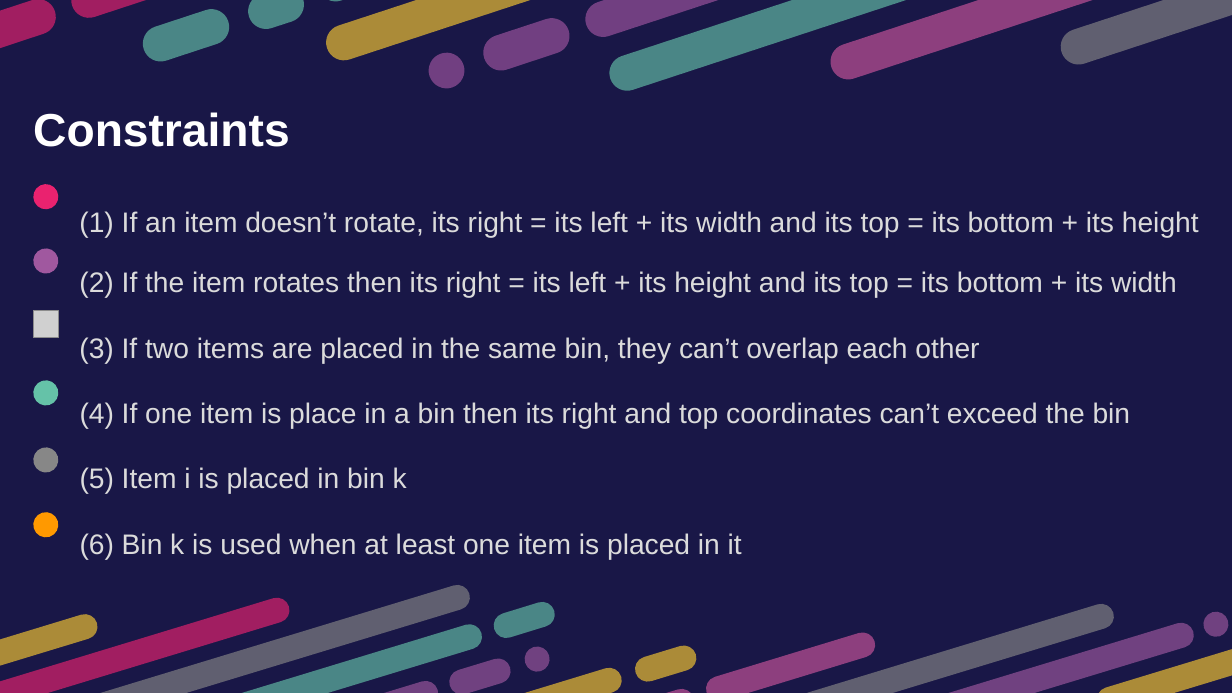
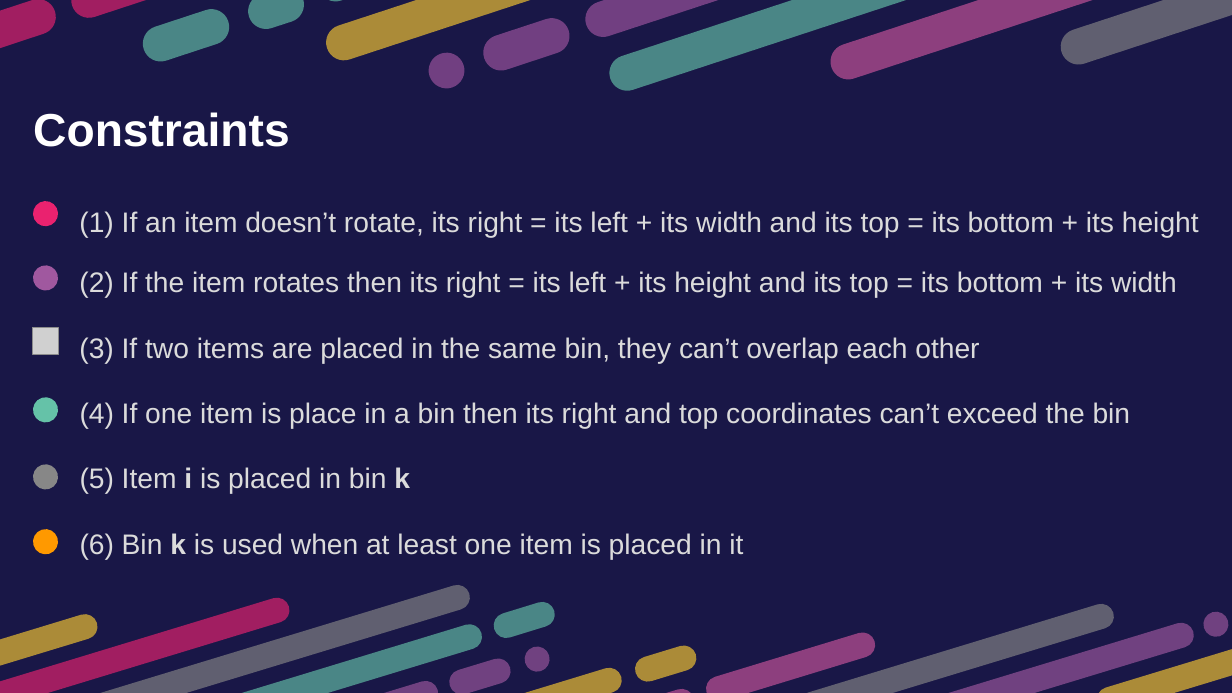
Before and after one commit to htnminh/optimization-project, a slide deck: slide 5 of presentation/CP_and_MIP.pptx. Drawn at 1232x693 pixels with LibreOffice and Linux fonts; fonts in the diff are those of the drawing; grey boxes stand for pictures. Boxes give left, top, right and bottom in pixels: in the first picture for what was removed or moved away, otherwise in the second. Text is boxed around its words. In the diff, an @@ line names an element or a change of style, - is before the commit and + after.

Commit message:
reformatting maths and align things

```diff
--- a/presentation/CP_and_MIP.pptx
+++ b/presentation/CP_and_MIP.pptx
@@ 2 freeform shapes, 1 picture: place and size @@
-2 freeform shapes, 1 picture at [29,245,62,410]
+2 freeform shapes, 1 picture at [29,261,62,426]
@@ text "(5) Item i is placed ..." at [80,467,410,494]: bold on in "i k" @@
@@ text "(6) Bin k is used ..." at [80,533,743,560]: bold on in "k" @@
@@ 3 freeform shapes: place and size @@
-3 freeform shapes at [29,182,62,541]
+3 freeform shapes at [29,200,62,559]
```
Also in this commit, not shown: 5 other slides changed.
